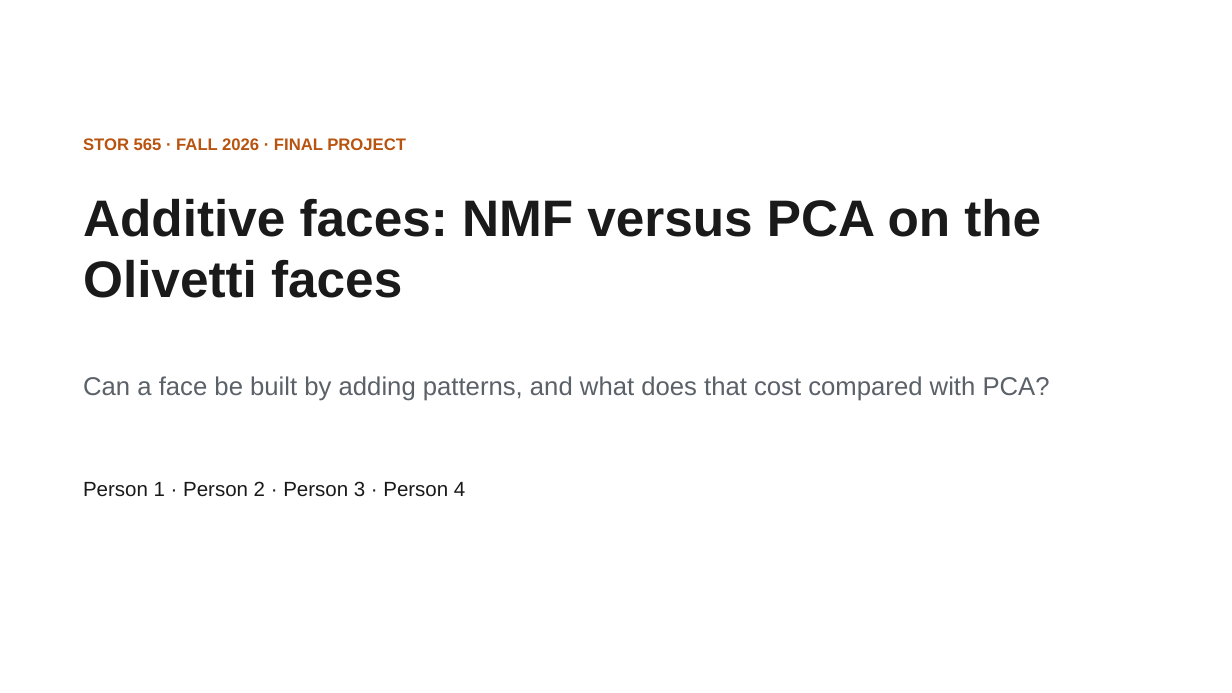
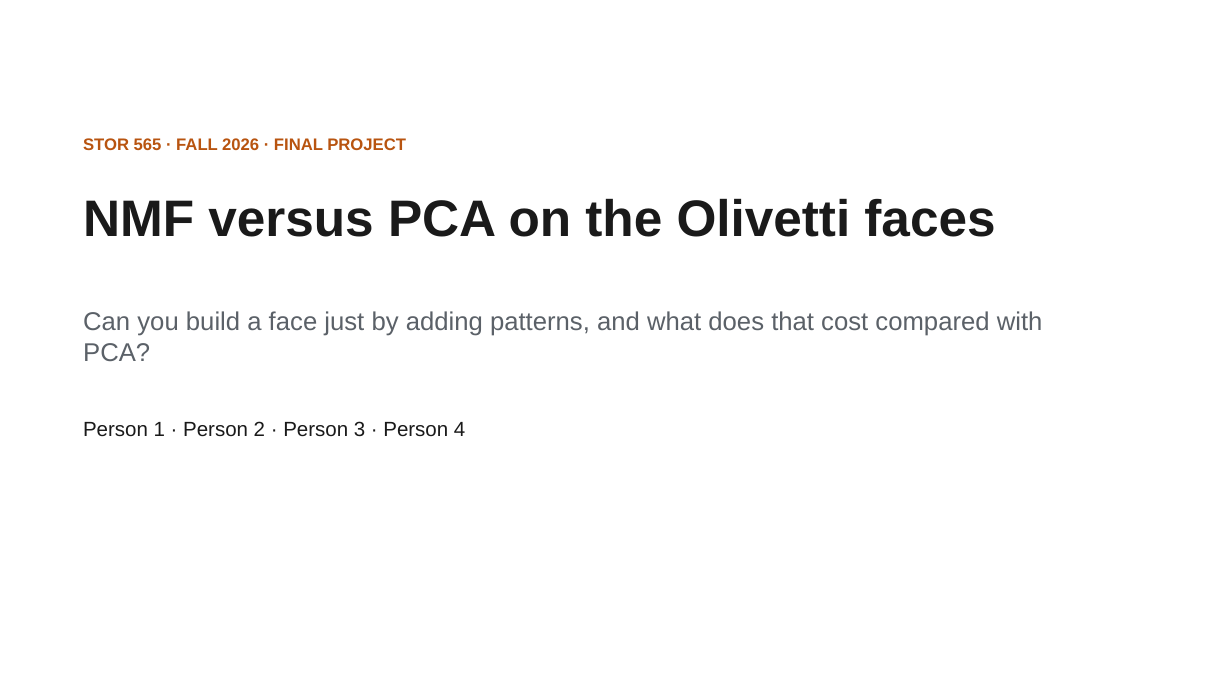
Before and after one commit to MachineWJQ6657/pca-vs-nmf, a slide deck: slide 1 of slides/STOR565_Slides.pptx. Drawn at 1232x693 pixels with LibreOffice and Linux fonts; fonts in the diff are those of the drawing. Boxes give left, top, right and bottom in pixels: in the first picture for what was removed or moved away, otherwise in the second. Text is boxed around its words. In the diff, an @@ line names an element or a change of style, - is before the commit and + after.

```diff
--- a/slides/STOR565_Slides.pptx
+++ b/slides/STOR565_Slides.pptx
@@ title at box(83, 198, 995, 237): text changed @@
-Additive faces: NMF versus PCA on the Olivetti faces
+NMF versus PCA on the Olivetti faces
@@ text at box(83, 311, 1043, 361): text changed @@
-Can a face be built by adding patterns, and what does that cost compared with PCA?
+Can you build a face just by adding patterns, and what does that cost compared with PCA?
@@ text "Person 1 · Person 2 ...": place and size @@
-text "Person 1 · Person 2 ..." at box(83, 481, 465, 497)
+text "Person 1 · Person 2 ..." at box(83, 421, 465, 437)
```
Also in this commit, not shown: 13 other slides changed, 1 other file.
